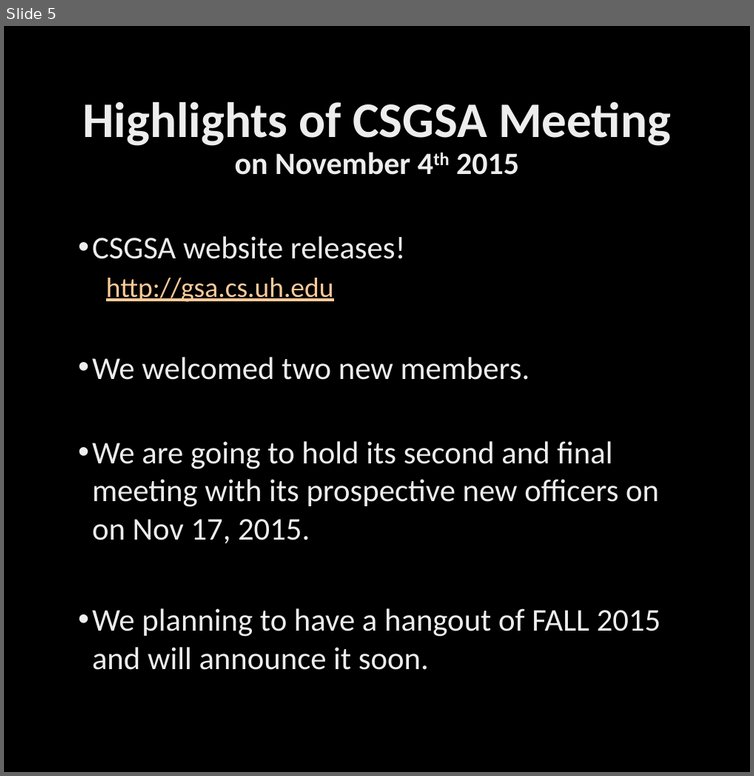
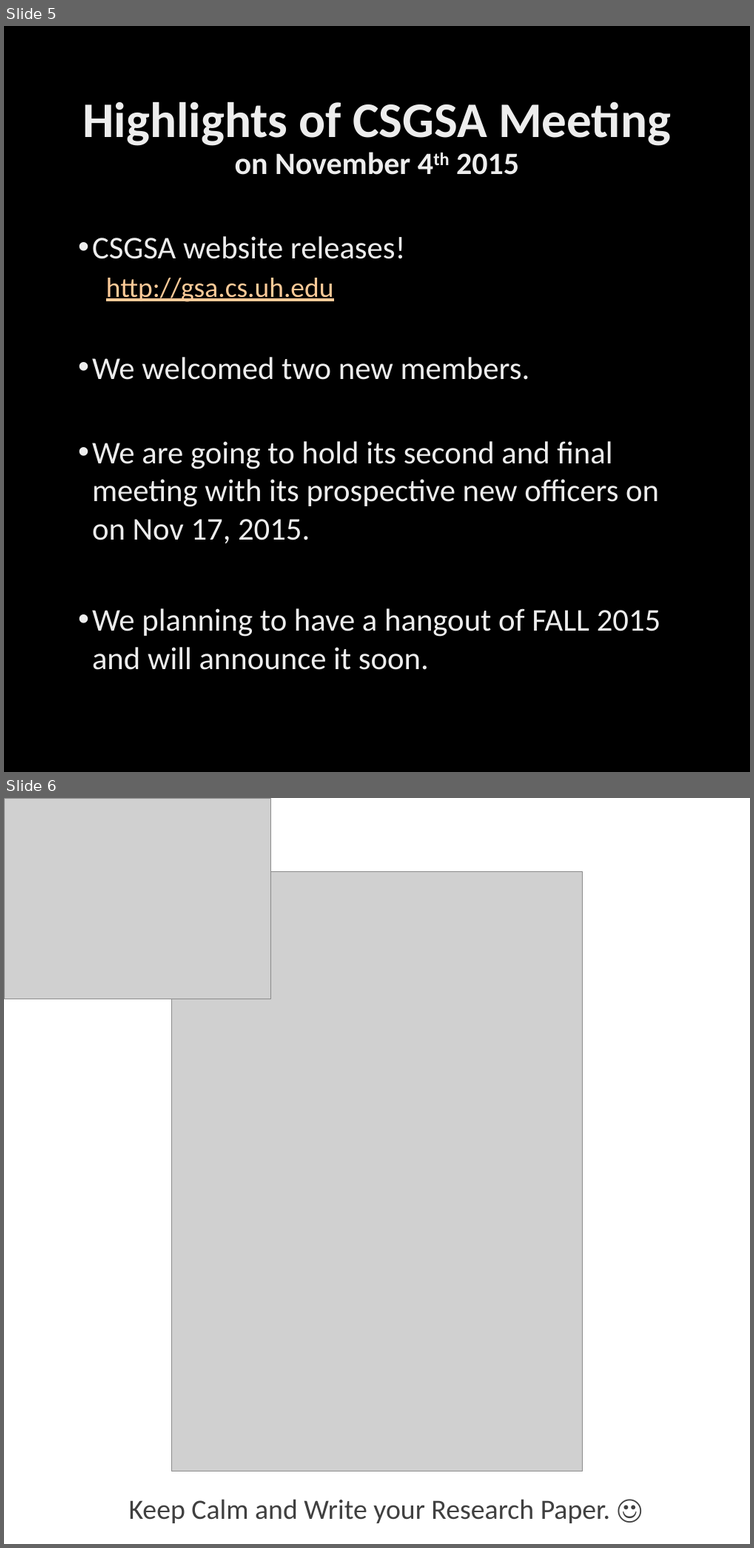
Before and after one commit to CSGSA/MM, a slide deck: template.pptx. Shown one above the other, each under a label of ours: slide 5 before the commit, slides 5 and 6 after it. The pictures are 754x776 and 754x1548 pixels, drawn with LibreOffice and Linux fonts; fonts in the diff are those of the drawing; grey boxes stand for pictures; background and template pictures are left out. Boxes give left, top, right and bottom in pixels: in the first picture for what was removed or moved away, otherwise in the second. Text is boxed around its words. In the diff, an @@ line names an element or a change of style, - is before the commit and + after.

Commit message:
Happy holidays

```diff
--- a/template.pptx
+++ b/template.pptx
@@ slide 6 added at (x1=4, y1=798, x2=750, y2=1544), background picture (left out) @@
@@ rectangle added at (x1=4, y1=798, x2=750, y2=1544), fill #FFFFFF @@
@@ picture added at (x1=4, y1=798, x2=270, y2=999) @@
@@ picture added at (x1=172, y1=871, x2=582, y2=1471) @@
@@ text added at (x1=129, y1=1499, x2=610, y2=1523), 36 pt, text #404040 @@
+Keep Calm and Write your Research Paper. ☺
```
